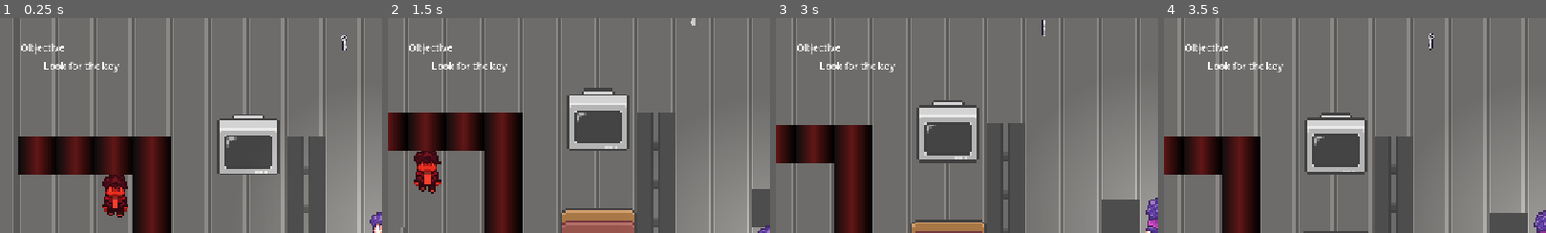
Above: before the commit, frames 1-4 (left to right).
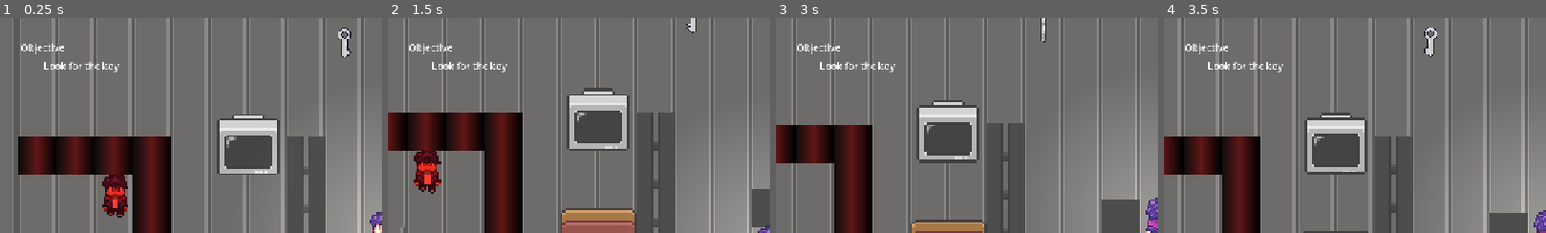
Above: after the commit, the same moments.

Repository: rstricke/Whistlefreeze52
Game: Godot game, scene res://scenes/main.tscn
Two runs of this game, one before a commit and one after it. Both use one fixed random seed, a clock stepped at 60 frames per second and the inputs below.
Inputs:
- Up to frame 1 (0.25 s): no input
- Up to frame 2 (1.5 s): tap Enter at 0.5 s; hold D (move_right) 0.53-1.28 s; tap F (whistle) at 0.6, 1.35 s; hold S (move_down) from 1.28 s (still down)
- Up to frame 3 (3 s): release S (move_down) at 2.03 s; hold D (move_right) 2.03-2.78 s; tap F (whistle) at 2.1, 2.85 s; hold W (move_up) from 2.78 s (still down)
- Up to frame 4 (3.5 s): keep holding W (move_up)
The pictures show only the part of the screen within x 0-50%, y 0-50%; the shares and areas given below are measured in that part.

The runs differ from the first frame. In frame 1, 0.3% of the frame differs, in the area x 88-92%, y 4-19%; in frame 2, less than 0.1%; in frame 3, 0.2%; in frame 4, 0.3%, in the area x 68-72%, y 4-19%.

Commit message:
fixed bug where key was spawning on obstaletilemaplayer items

Diff:
--- a/game/scenes/Key.tscn
+++ b/game/scenes/Key.tscn
@@ -3,7 +3,7 @@
 [ext_resource type="Texture2D" uid="uid://cegb36rf6hubr" path="res://assets/pixel-art-key/key-white.png" id="1_px33k"]
 
 [sub_resource type="CircleShape2D" id="CircleShape2D_gp5im"]
-radius = 15.033297
+radius = 29.15476
 
 [sub_resource type="AtlasTexture" id="AtlasTexture_3nogi"]
 atlas = ExtResource("1_px33k")
@@ -103,6 +103,7 @@
 shape = SubResource("CircleShape2D_gp5im")
 
 [node name="AnimatedSprite2D" type="AnimatedSprite2D" parent="." unique_id=861793109]
+scale = Vector2(2.25, 1.8125001)
 sprite_frames = SubResource("SpriteFrames_yp607")
 autoplay = "default"
-frame_progress = 0.08169712
+frame_progress = 0.3890793
--- a/game/scenes/main.tscn
+++ b/game/scenes/main.tscn
@@ -10,6 +10,7 @@
 [ext_resource type="Texture2D" uid="uid://dtbovja8oyk1m" path="res://assets/16x16 house interior/3_ebony.png" id="8_choun"]
 [ext_resource type="Texture2D" uid="uid://b2devp7r0ah4m" path="res://assets/16x16 house interior/floorwall_ATLAS.png" id="9_ya4ey"]
 [ext_resource type="Texture2D" uid="uid://dn5s4orbpfrb1" path="res://assets/tileset/combined asylum tiles.png" id="10_choun"]
+[ext_resource type="AudioStream" uid="uid://cp7npelfbkq82" path="res://assets/audio/death_effect_sound.wav" id="11_ya4ey"]
 
 [sub_resource type="TileSetAtlasSource" id="TileSetAtlasSource_tbgi4"]
 texture = ExtResource("5_tefeu")
@@ -11234,4 +11235,7 @@
 tile_map_data = PackedByteArray("AAD9//3/AAAaAFoAAAD9//7/AAAaAFsAAAD+//3/AAAbAFoAAAD+//7/AAAbAFsAAAD9/wAAAAAOADQAAAD9/wEAAAAOADUAAAD9/wIAAAAOADYAAAD+/wAAAAAPADQAAAD+/wEAAAAPADUAAAD+/wIAAAAPADYAAAA=")
 tile_set = SubResource("TileSet_tefeu")
 
+[node name="AudioStreamPlayer2D" type="AudioStreamPlayer2D" parent="." unique_id=1947548543]
+stream = ExtResource("11_ya4ey")
+
 [connection signal="TURN_END" from="Player" to="." method="_on_player_turn_end"]
--- a/game/scripts/grid.gd
+++ b/game/scripts/grid.gd
@@ -32,14 +32,9 @@
 
 	# Get all the "Obstaces" children
 	walls.assign(find_child("Obstacles").get_children(false))
-	# Spawn a key
-	door_key = _spawn_key()
 
 	# Let the player script know where the walls are so it can't move onto them
 	player.walls = walls
-
-	# Let the player script know where the key is so it is able to acquire it
-	player.door_key = door_key
 
 	# Mark each cell in the grid with a wall as "solid" (impassable) for the pathfinding
 	for wall in walls:
@@ -50,6 +45,11 @@
 		astar_grid.set_point_solid(to_global(tile * CELL_SIZE) / CELL_SIZE)
 
 	player.astar_grid = astar_grid
+
+	# Spawn a key after the cells have been marked as solid
+	door_key = _spawn_key()
+	# Let the player script know where the key is so it is able to acquire it
+	player.door_key = door_key
 
 # Called every frame. 'delta' is the elapsed time since the previous frame.
 func _process(_delta: float) -> void:
Not shown, added: game/assets/audio/death_effect_sound.wav
